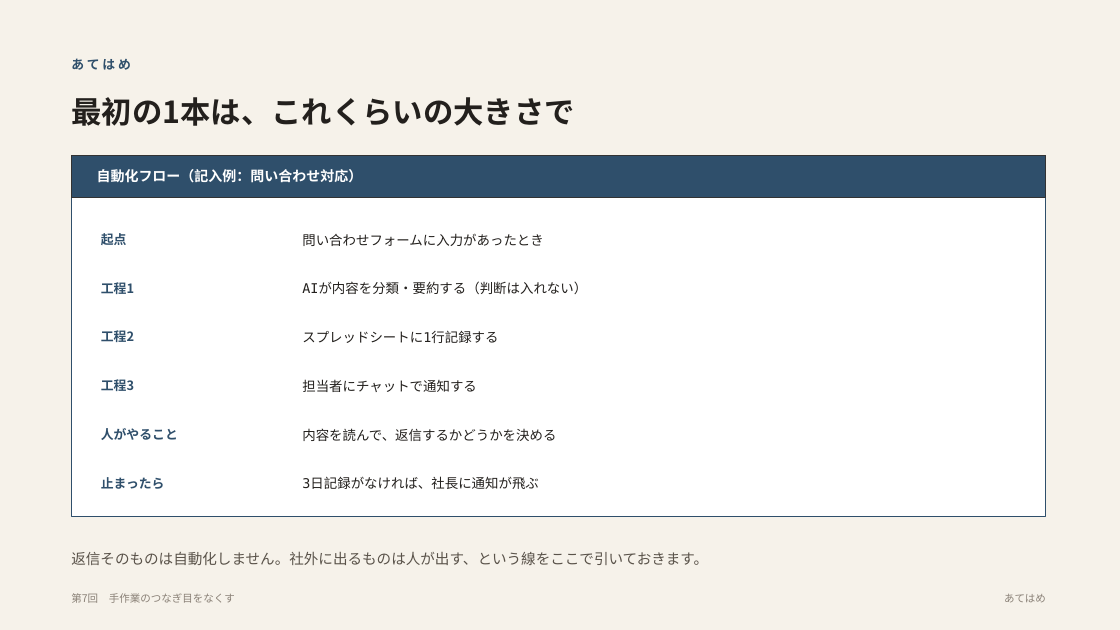
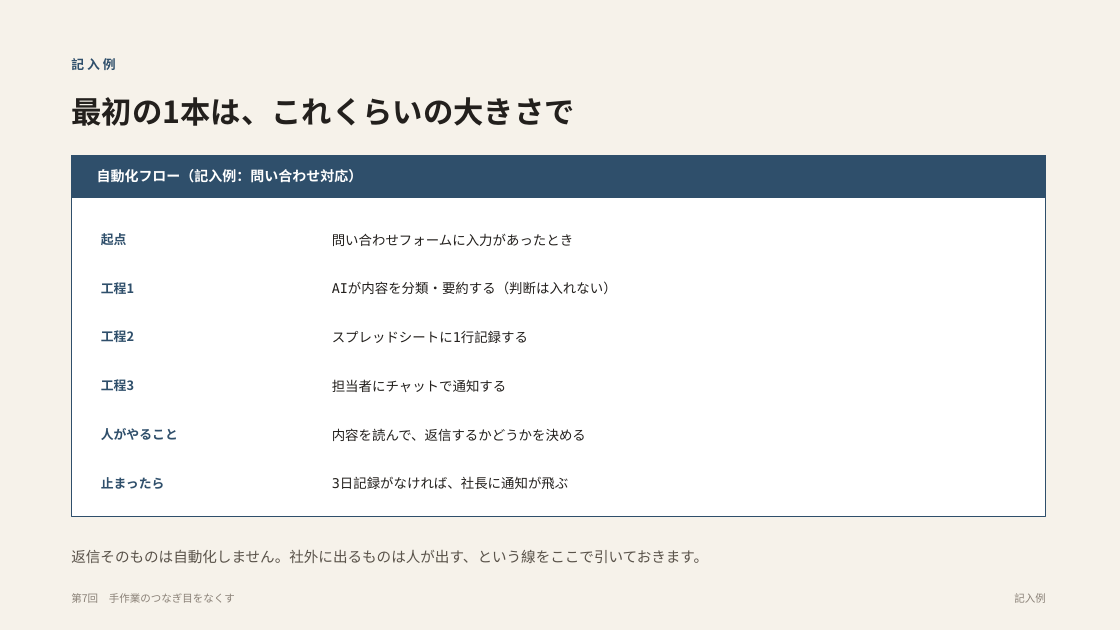
Before and after one commit to yusuke-aoki-bit/founders-ai-program, a slide deck: slide 12 of slides/pptx/第07回_手作業のつなぎ目をなくす.pptx (slide 5 before the commit). Drawn at 1120x630 pixels with LibreOffice and Linux fonts; fonts in the diff are those of the drawing. Boxes give left, top, right and bottom in pixels: in the first picture for what was removed or moved away, otherwise in the second. Text is boxed around its words. In the diff, an @@ line names an element or a change of style, - is before the commit and + after.

```diff
--- a/slides/pptx/第07回_手作業のつなぎ目をなくす.pptx
+++ b/slides/pptx/第07回_手作業のつなぎ目をなくす.pptx
@@ text at (x1=71, y1=58, x2=115, y2=70): text changed @@
-あてはめ
+記入例
@@ rectangle at (x1=71, y1=155, x2=1046, y2=197): outline #333333 1 pt to #2F4F6B 1 pt @@
@@ text "問い合わせフォームに入力があったとき" moved from (x1=302, y1=233, x2=543, y2=246) to (x1=332, y1=234, x2=573, y2=246) @@
@@ text "AIが内容を分類・要約する（判断は入れない）" moved from (x1=302, y1=282, x2=587, y2=294) to (x1=332, y1=282, x2=617, y2=294) @@
@@ text "スプレッドシートに1行記録する" moved from (x1=302, y1=331, x2=498, y2=343) to (x1=332, y1=331, x2=528, y2=343) @@
@@ text "担当者にチャットで通知する" moved from (x1=302, y1=379, x2=477, y2=392) to (x1=332, y1=379, x2=507, y2=392) @@
@@ text "内容を読んで、返信するかどうかを決める" moved from (x1=302, y1=428, x2=556, y2=441) to (x1=332, y1=428, x2=586, y2=441) @@
@@ text "3日記録がなければ、社長に通知が飛ぶ" moved from (x1=302, y1=477, x2=539, y2=489) to (x1=332, y1=477, x2=569, y2=489) @@
@@ text "返信そのものは自動化しません。社外に出るものは人が出す、という線をここで引いておきます。" at (x1=71, y1=550, x2=708, y2=563): line spacing 1.35 to 1.3 @@
@@ text at (x1=1014, y1=593, x2=1046, y2=603): text changed @@
-あてはめ
+記入例
```
Also in this commit, not shown: 9 other slides changed, 6 slides added, 4 slides removed, 17 other files.
